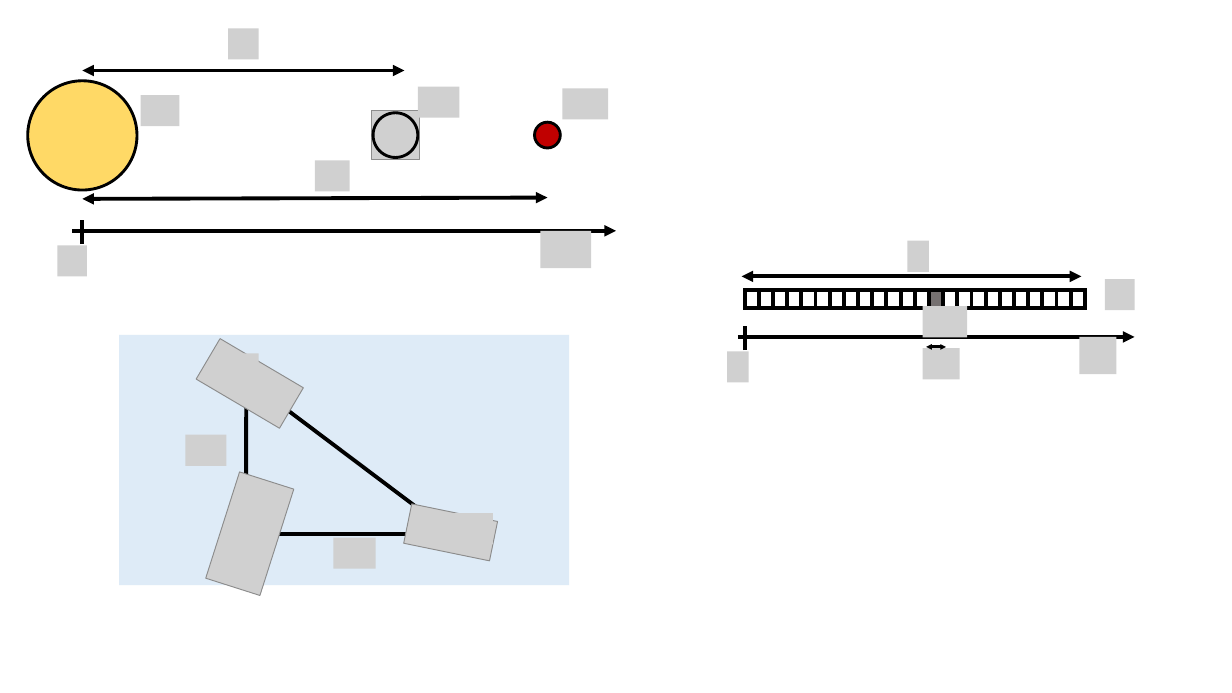
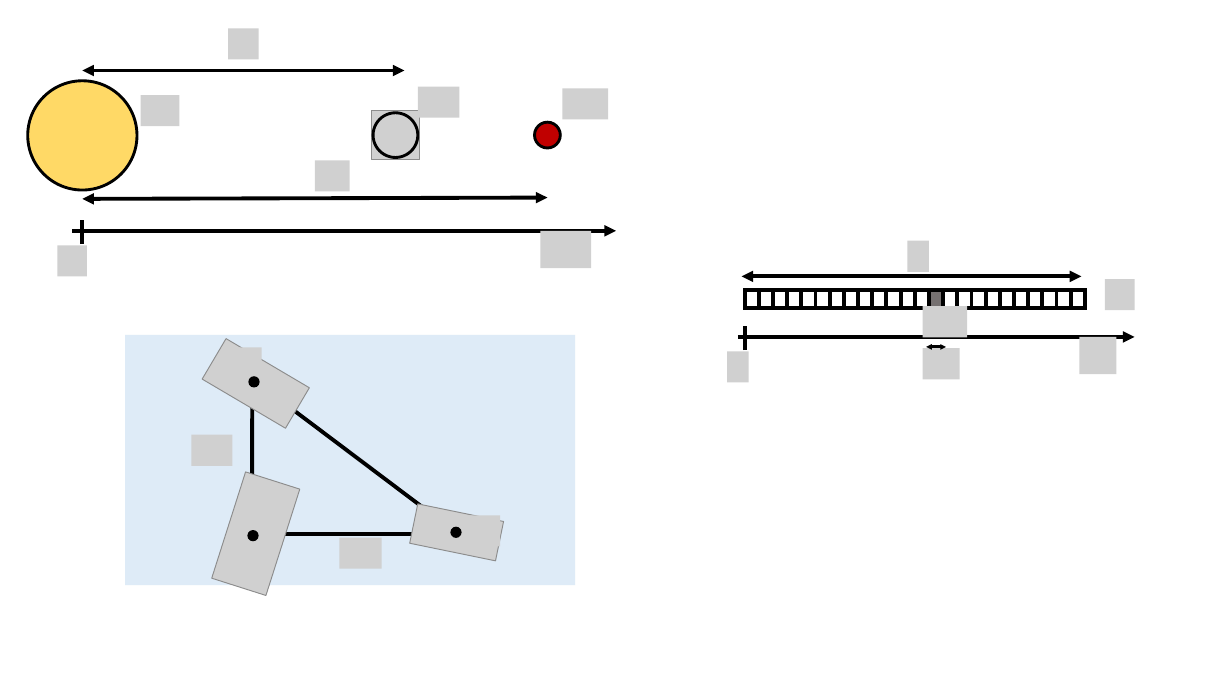
Before and after one commit to OSTP/PhysicsArtofModelling, a slide deck: slide 7 of tex/figures/MomentumAndCM/Figures.pptx. Drawn at 1232x693 pixels with LibreOffice and Linux fonts; fonts in the diff are those of the drawing; grey boxes stand for pictures. Boxes give left, top, right and bottom in pixels: in the first picture for what was removed or moved away, otherwise in the second. Text is boxed around its words. In the diff, an @@ line names an element or a change of style, - is before the commit and + after.

```diff
--- a/tex/figures/MomentumAndCM/Figures.pptx
+++ b/tex/figures/MomentumAndCM/Figures.pptx
@@ picture: place and size @@
-picture at (229, 353, 259, 384)
+picture at (222, 348, 262, 379)
@@ ellipse added at (250, 378, 258, 385), fill #000000, outline #000000 3 pt @@
@@ picture: place and size @@
-picture at (227, 526, 269, 557)
+picture at (234, 531, 275, 562)
@@ ellipse added at (250, 532, 257, 540), fill #000000, outline #000000 3 pt @@
@@ 5 pictures, 3 lines, 1 rectangle: place and size @@
-5 pictures, 3 lines, 1 rectangle at (119, 335, 569, 596)
+5 pictures, 3 lines, 1 rectangle at (126, 335, 576, 596)
@@ ellipse added at (453, 529, 460, 536), fill #000000, outline #000000 3 pt @@
@@ picture: place and size @@
-picture at (450, 513, 494, 544)
+picture at (457, 516, 501, 547)
```
Also in this commit, not shown: 1 other slide changed, 1 other file.
